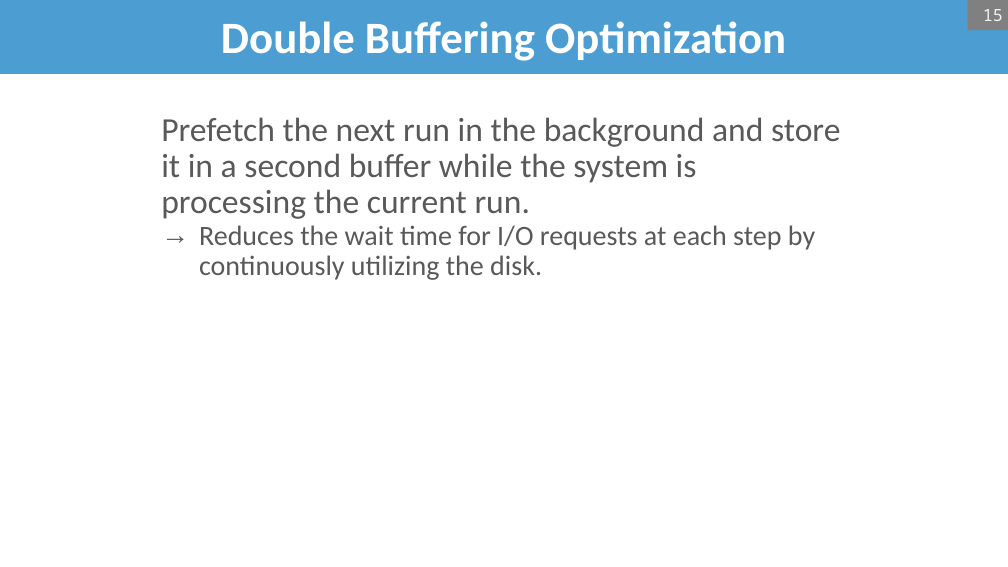
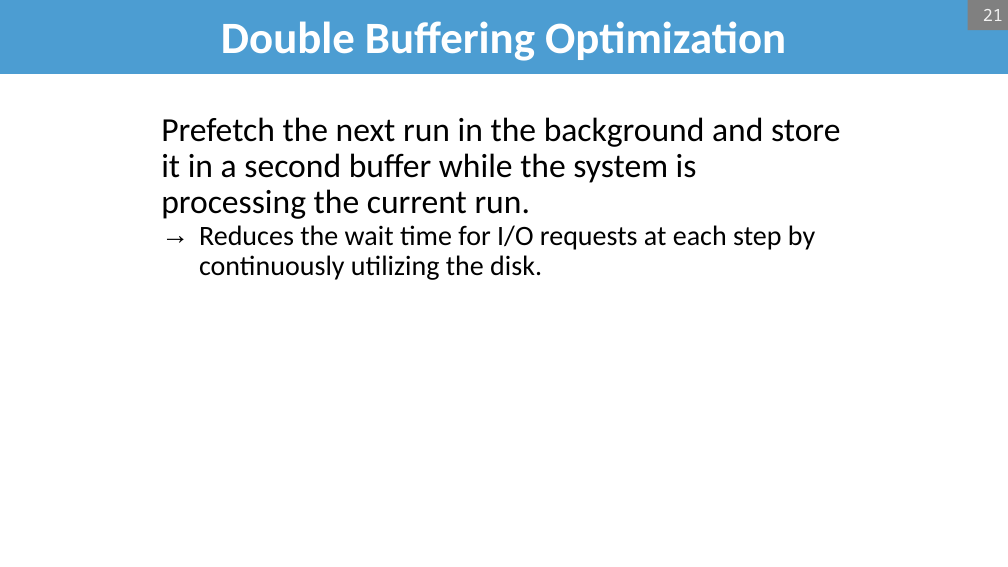
Before and after one commit to bsb20/bsb20.github.io, a slide deck: slide 21 of docs/421_f26/lectures/L10_sorting.pptx (slide 15 before the commit). Drawn at 1008x567 pixels with LibreOffice and Linux fonts; fonts in the diff are those of the drawing; background and template pictures are left out. Boxes give left, top, right and bottom in pixels: in the first picture for what was removed or moved away, otherwise in the second. Text is boxed around its words. In the diff, an @@ line names an element or a change of style, - is before the commit and + after.

```diff
--- a/docs/421_f26/lectures/L10_sorting.pptx
+++ b/docs/421_f26/lectures/L10_sorting.pptx
@@ page number at [983,9,1003,21]: text changed @@
-15
+21
@@ text "Prefetch the next run in ..." at [161,117,840,280]: text colour #595959 to #000000 @@
```
Also in this commit, not shown: 32 other slides changed, 6 slides added, 1 other file.
